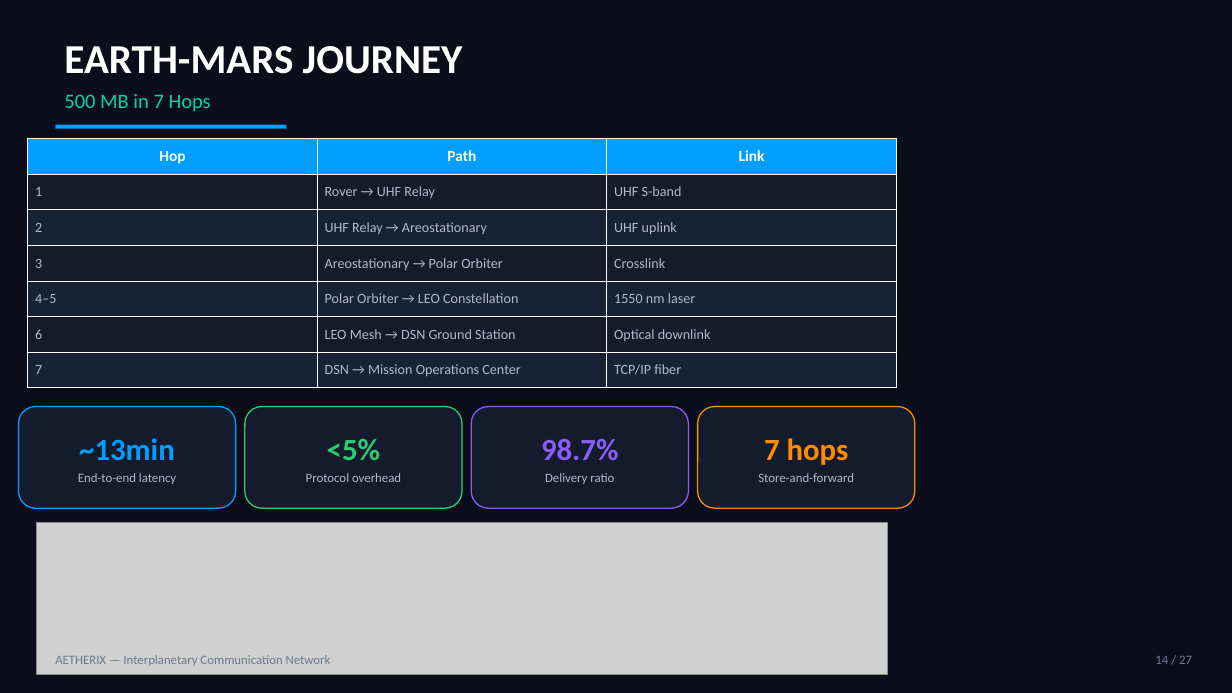
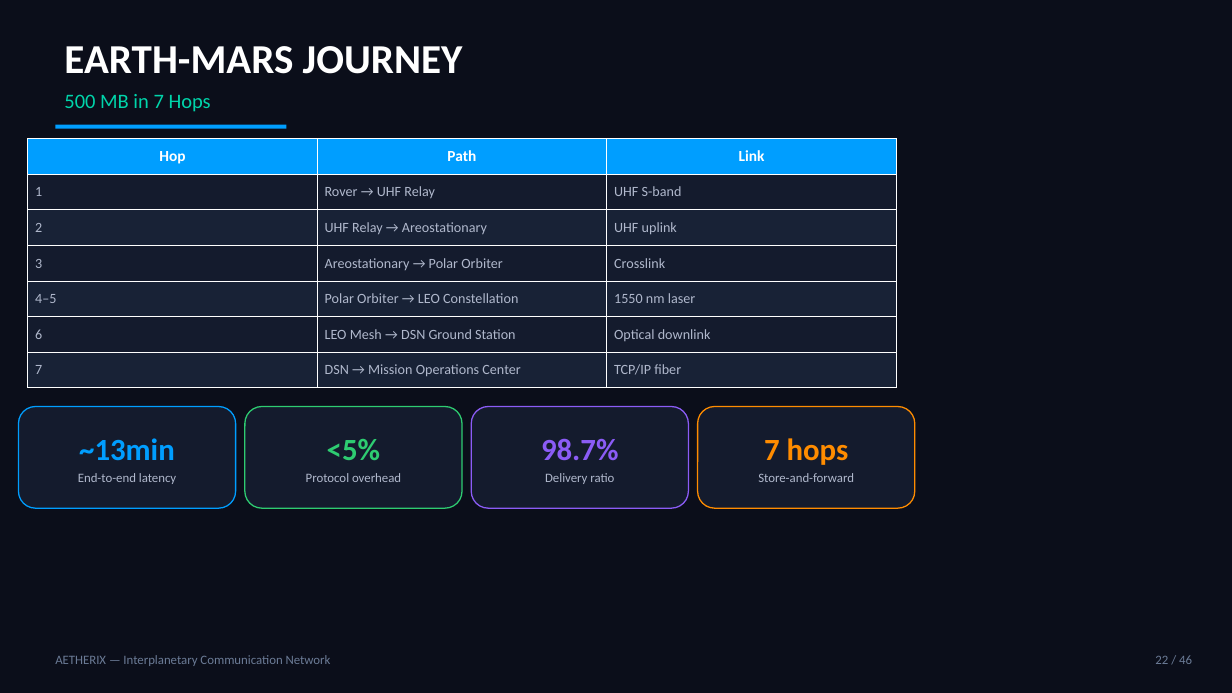
Before and after one commit to matx104/AETHERIX, a slide deck: slide 22 of presentation/output/AETHERIX_Presentation.pptx (slide 14 before the commit). Drawn at 1232x693 pixels with LibreOffice and Linux fonts; fonts in the diff are those of the drawing; grey boxes stand for pictures. Boxes give left, top, right and bottom in pixels: in the first picture for what was removed or moved away, otherwise in the second. Text is boxed around its words. In the diff, an @@ line names an element or a change of style, - is before the commit and + after.

```diff
--- a/presentation/output/AETHERIX_Presentation.pptx
+++ b/presentation/output/AETHERIX_Presentation.pptx
@@ picture removed at box(37, 522, 887, 675) @@
@@ text at box(1155, 655, 1192, 664): text changed @@
-14 / 27
+22 / 46
```
Also in this commit, not shown: 24 other slides changed, 19 slides added, 4 other files.
